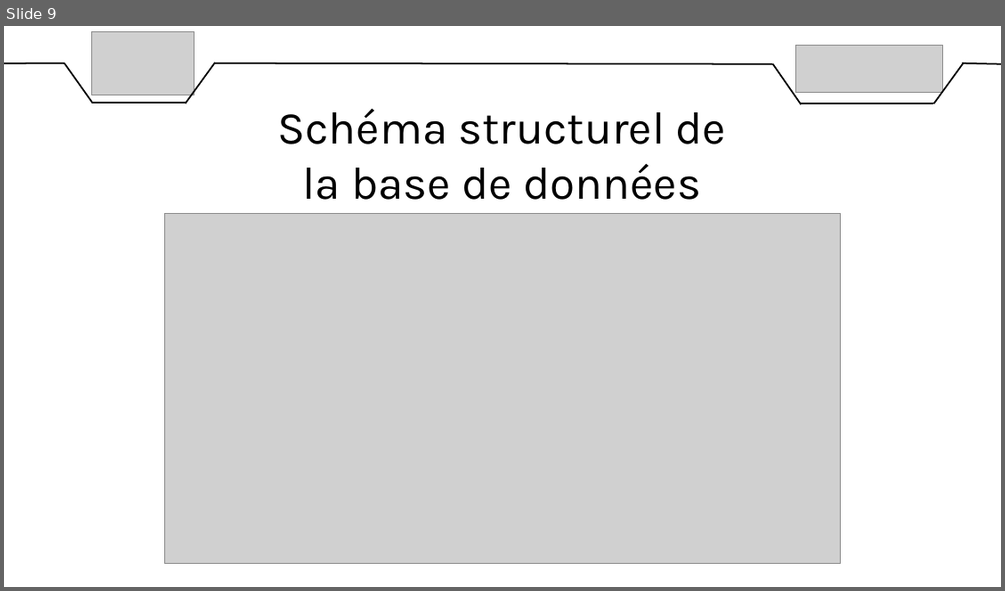
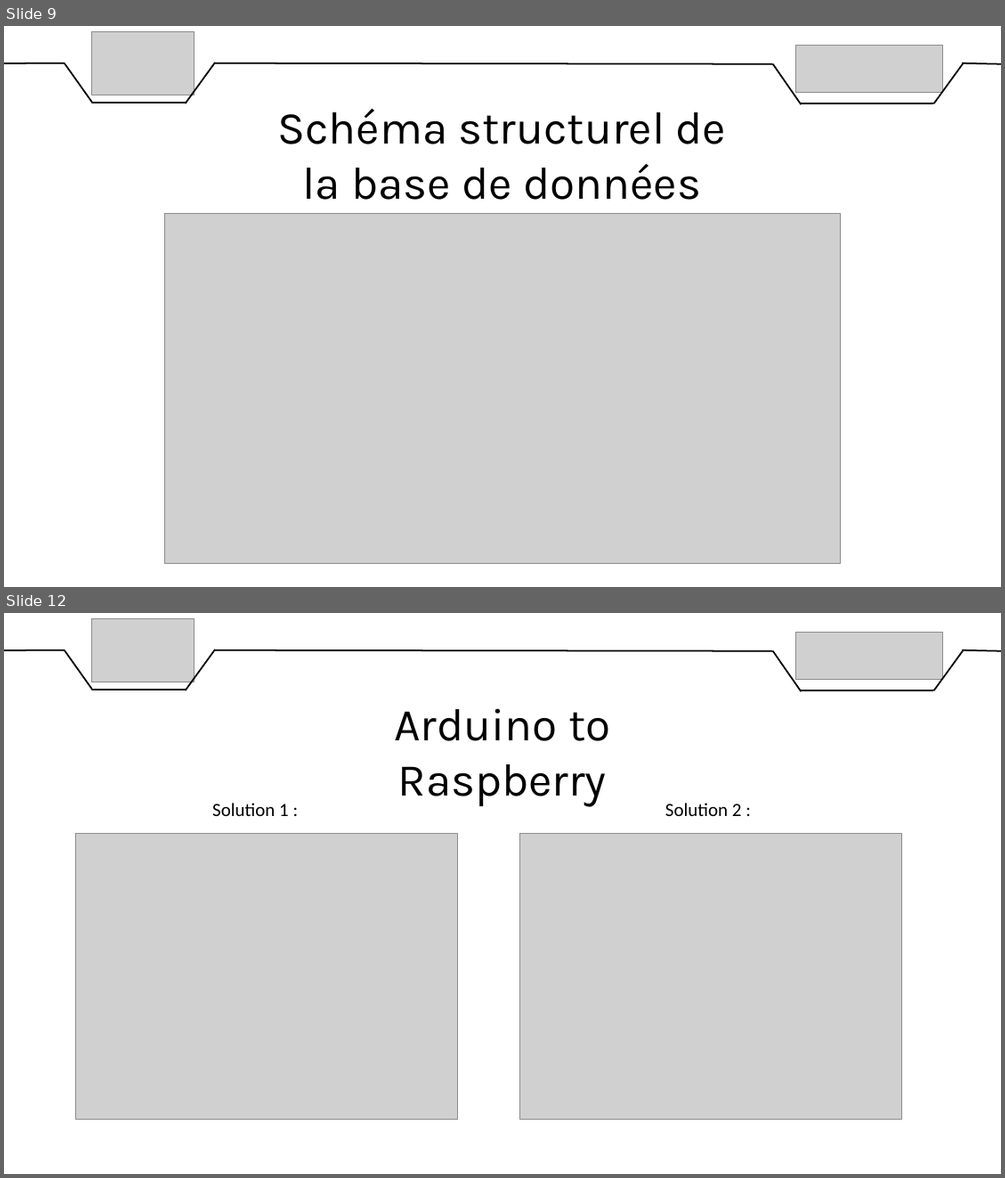
Before and after one commit to DylanChe/SupervisionSerre, a slide deck: oral_projet/revue_2/diaporama_revue_2_willy.pptx. Shown one above the other, each under a label of ours: slide 9 before the commit, slides 9 and 12 after it; the slides between them are not shown. The pictures are 1005x591 and 1005x1178 pixels, drawn with LibreOffice and Linux fonts; fonts in the diff are those of the drawing; grey boxes stand for pictures. Boxes give left, top, right and bottom in pixels: in the first picture for what was removed or moved away, otherwise in the second. Text is boxed around its words. In the diff, an @@ line names an element or a change of style, - is before the commit and + after.

```diff
--- a/oral_projet/revue_2/diaporama_revue_2_willy.pptx
+++ b/oral_projet/revue_2/diaporama_revue_2_willy.pptx
@@ slide 12 added at [4, 613, 1001, 1174], background #FFFFFF @@
@@ picture added at [91, 618, 194, 682] @@
@@ picture added at [796, 633, 943, 679] @@
@@ line added from (4, 650) to (65, 650), #000000 1.5 pt @@
@@ line added from (65, 650) to (92, 690), #000000 1.5 pt @@
@@ line added from (215, 649) to (185, 690), #000000 1.5 pt @@
@@ line added from (214, 650) to (773, 651), #000000 1.5 pt @@
@@ line added from (773, 651) to (801, 691), #000000 1.5 pt @@
@@ line added from (963, 649) to (933, 690), #000000 1.5 pt @@
@@ line added from (962, 650) to (1001, 651), #000000 1.5 pt @@
@@ line added from (92, 690) to (186, 690), #000000 1.5 pt @@
@@ line added from (801, 690) to (933, 690), #000000 1.5 pt @@
@@ text added at [394, 708, 610, 806], 44 pt, text #000000 @@
+Arduino to Raspberry
@@ text added at [212, 803, 289, 816], 18 pt, text #000000 @@
+Solution 1 :
@@ text added at [665, 803, 742, 816], 18 pt, text #000000 @@
+Solution 2 :
@@ picture added at [76, 833, 457, 1119] @@
@@ picture added at [520, 833, 901, 1119] @@
```
Also in this commit, not shown: 2 slides changed, 2 other slides added, 2 slides removed, 1 other file.
